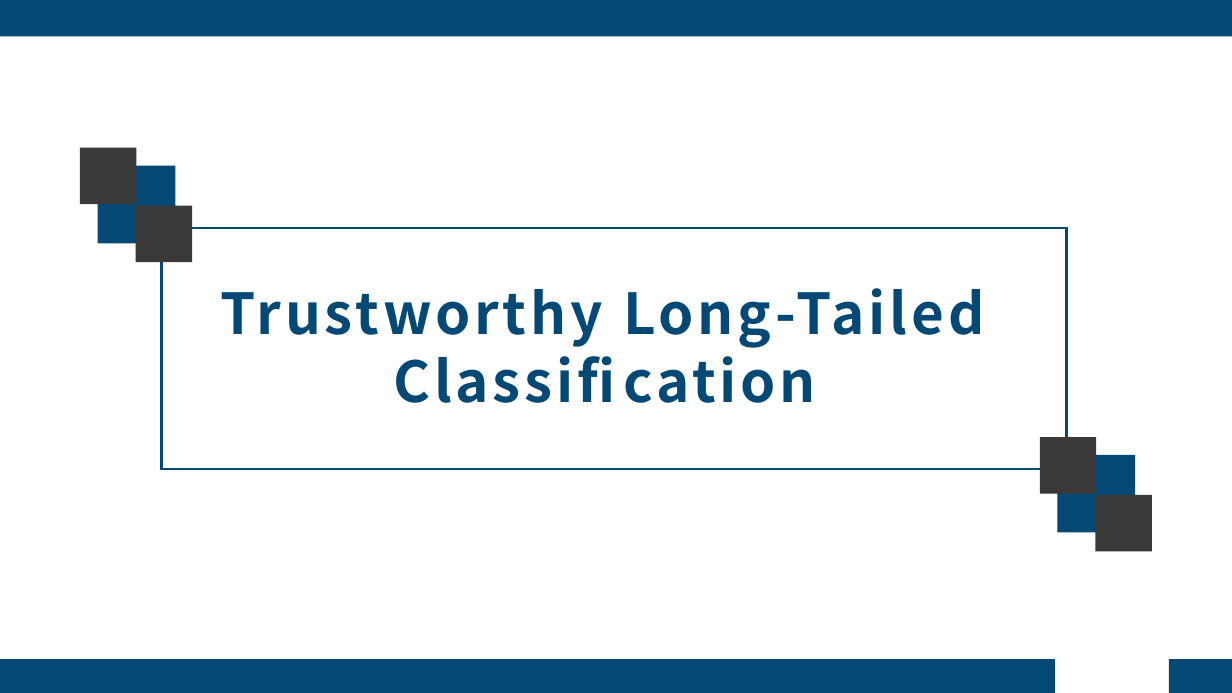
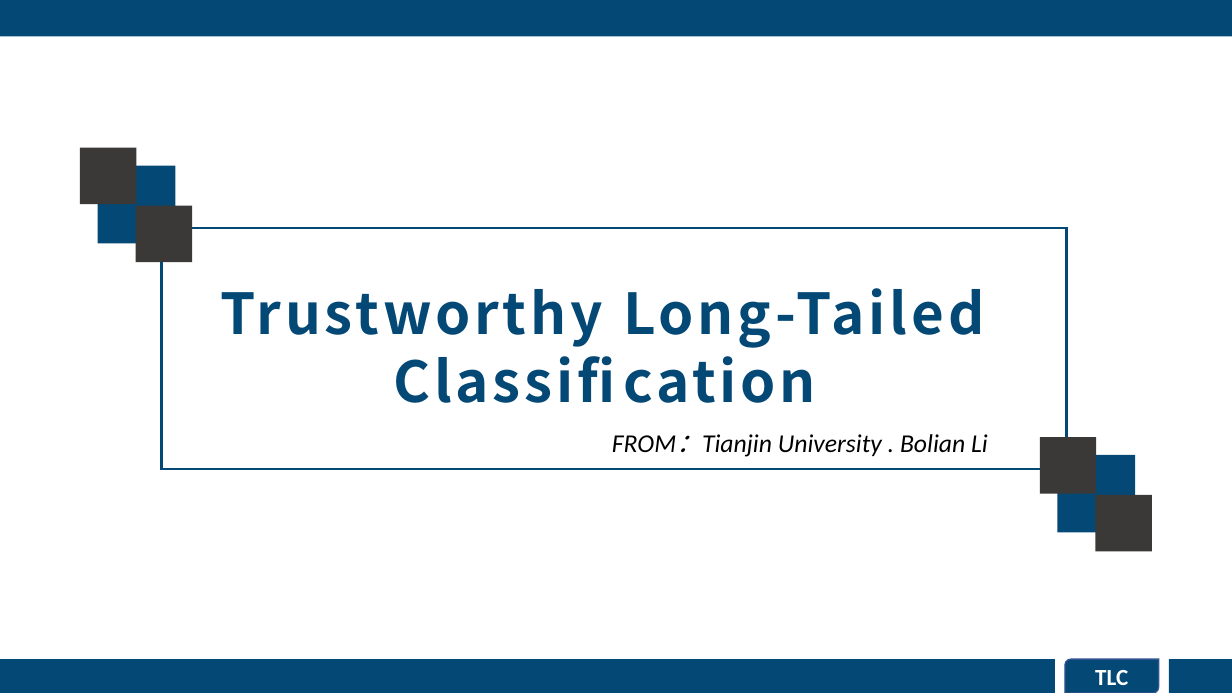
Before and after one commit to phuan-s/remote-repo, a slide deck: slide 2 of 研一上论文分享.pptx. Drawn at 1232x693 pixels with LibreOffice and Linux fonts; fonts in the diff are those of the drawing. Boxes give left, top, right and bottom in pixels: in the first picture for what was removed or moved away, otherwise in the second. Text is boxed around its words. In the diff, an @@ line names an element or a change of style, - is before the commit and + after.

```diff
--- a/研一上论文分享.pptx
+++ b/研一上论文分享.pptx
@@ text added at <box>612,434,988,457</box>, 20 pt, text #000000, italic @@
+FROM：Tianjin University . Bolian Li
@@ round diag rect added at <box>1066,659,1159,693</box>, fill #044875, outline #325491 1 pt, 18 pt, text #FFFFFF, bold @@
+TLC
```
Also in this commit, not shown: 12 other slides changed, 2 slides added, 4 slides removed, 1 other file.
